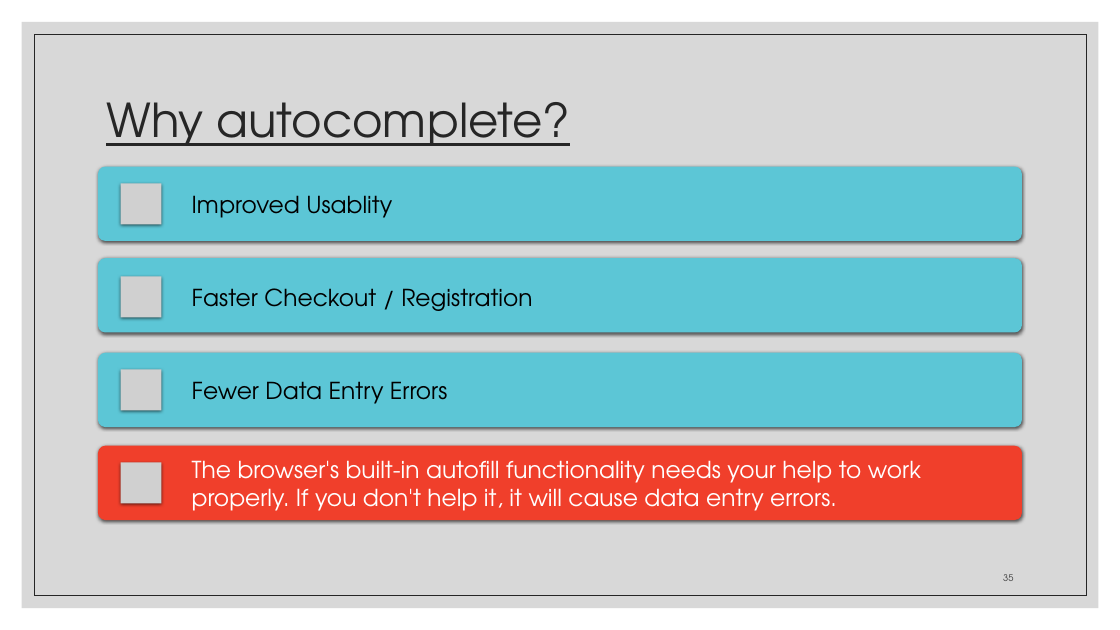
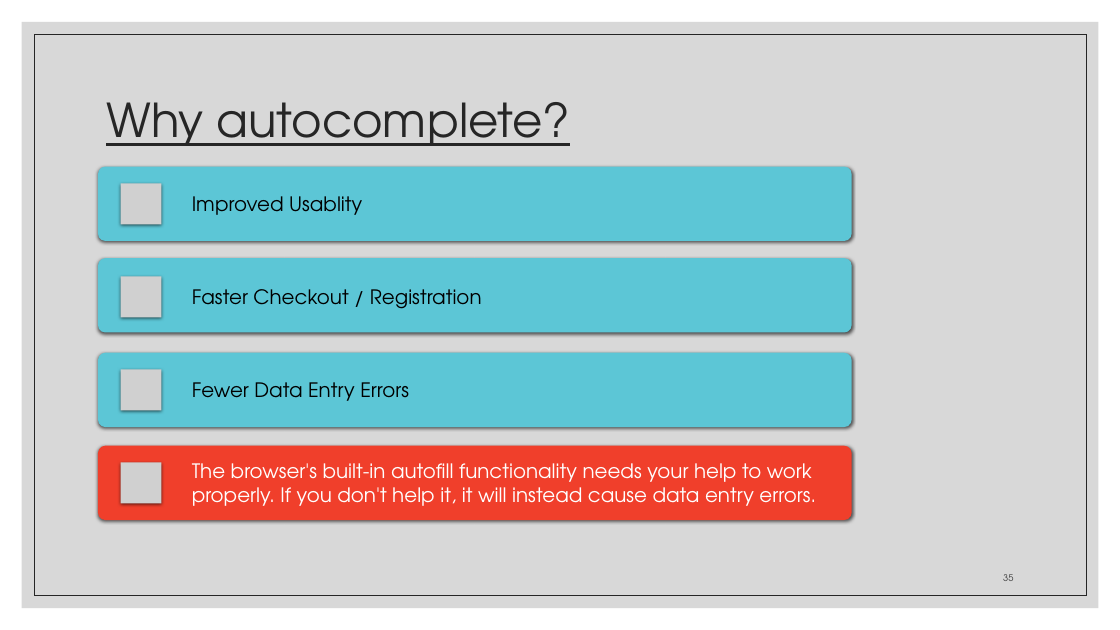
Before and after one commit to zackstotts/base-node-curriculum, a slide deck: slide 35 of unit_00/html_review/03 HTML Forms.pptx. Drawn at 1120x630 pixels with LibreOffice and Linux fonts; fonts in the diff are those of the drawing; grey boxes stand for pictures. Boxes give left, top, right and bottom in pixels: in the first picture for what was removed or moved away, otherwise in the second. Text is boxed around its words. In the diff, an @@ line names an element or a change of style, - is before the commit and + after.

```diff
--- a/unit_00/html_review/03 HTML Forms.pptx
+++ b/unit_00/html_review/03 HTML Forms.pptx
@@ rounded rectangle: place and size @@
-rounded rectangle at (98, 166, 1023, 241)
+rounded rectangle at (98, 166, 852, 241)
@@ rounded rectangle: place and size @@
-rounded rectangle at (98, 258, 1023, 333)
+rounded rectangle at (98, 258, 852, 333)
@@ rounded rectangle: place and size @@
-rounded rectangle at (98, 353, 1023, 428)
+rounded rectangle at (98, 353, 852, 428)
@@ size 20 to 17 pt; less space between paragraphs in 3 elements at (192, 196, 362, 215), (192, 289, 482, 309), (192, 382, 409, 401) @@
@@ rounded rectangle: place and size @@
-rounded rectangle at (98, 446, 1023, 521)
+rounded rectangle at (98, 446, 852, 521)
@@ text at (192, 463, 816, 506): text changed; size 20 to 17 pt @@
-The browser's built-in autofill functionality needs your help to work properly. If you don't help it, it will cause data entry errors.
+The browser's built-in autofill functionality needs your help to work properly. If you don't help it, it will instead cause data entry errors.
```
Also in this commit, not shown: 37 other slides changed.
